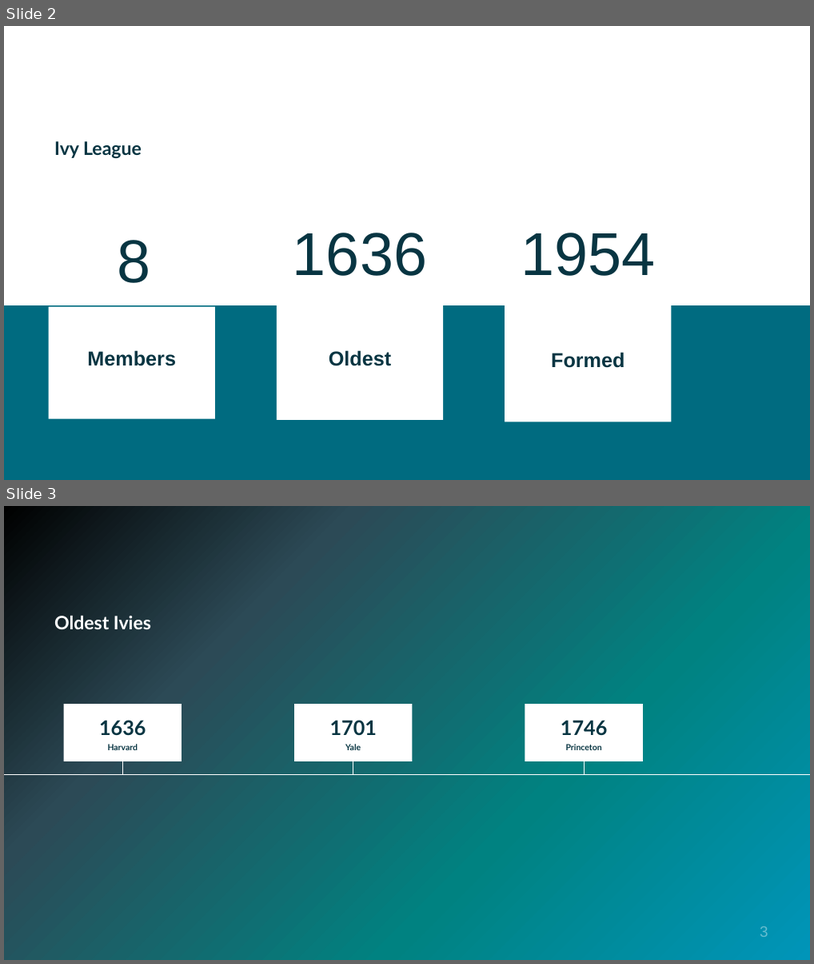
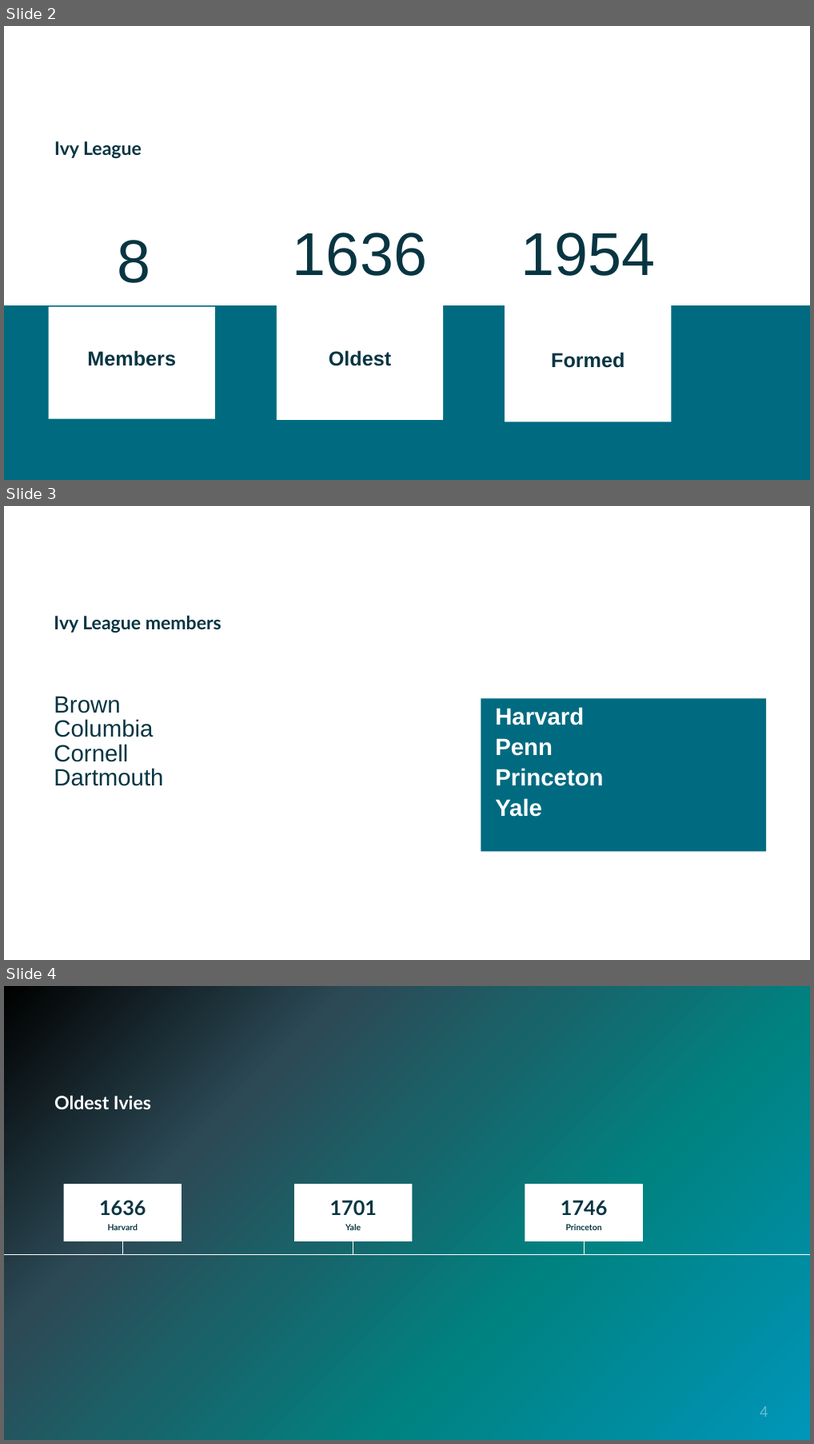
Before and after one commit to antonlerer/lawtracker, a slide deck: out/Prestigious_Universities.pptx. Shown one above the other, each under a label of ours: slides 2 and 3 before the commit, slides 2, 3 and 4 after it. The pictures are 814x964 and 814x1444 pixels, drawn with LibreOffice and Linux fonts; fonts in the diff are those of the drawing; background and template pictures are left out. Boxes give left, top, right and bottom in pixels: in the first picture for what was removed or moved away, otherwise in the second. Text is boxed around its words. In the diff, an @@ line names an element or a change of style, - is before the commit and + after.

```diff
--- a/out/Prestigious_Universities.pptx
+++ b/out/Prestigious_Universities.pptx
@@ slide 3 added at (4,506,810,960), background #FFFFFF @@
@@ text added at (54,615,222,632), 22 pt, text #083542, bold @@
+Ivy League members
@@ text added at (54,696,163,786), 28 pt, text #083542 @@
+Brown
+Columbia
+Cornell
+Dartmouth
@@ text added at (482,698,767,852), fill #006B80, 28 pt, text #FFFFFF, bold @@
+Harvard
+Penn
+Princeton
+Yale
@@ what was slide 3 is now slide 4 @@
@@ page number at (760,1406,769,1416): text changed @@
-3
+4
```
Also in this commit, not shown: 1 other slide added.
